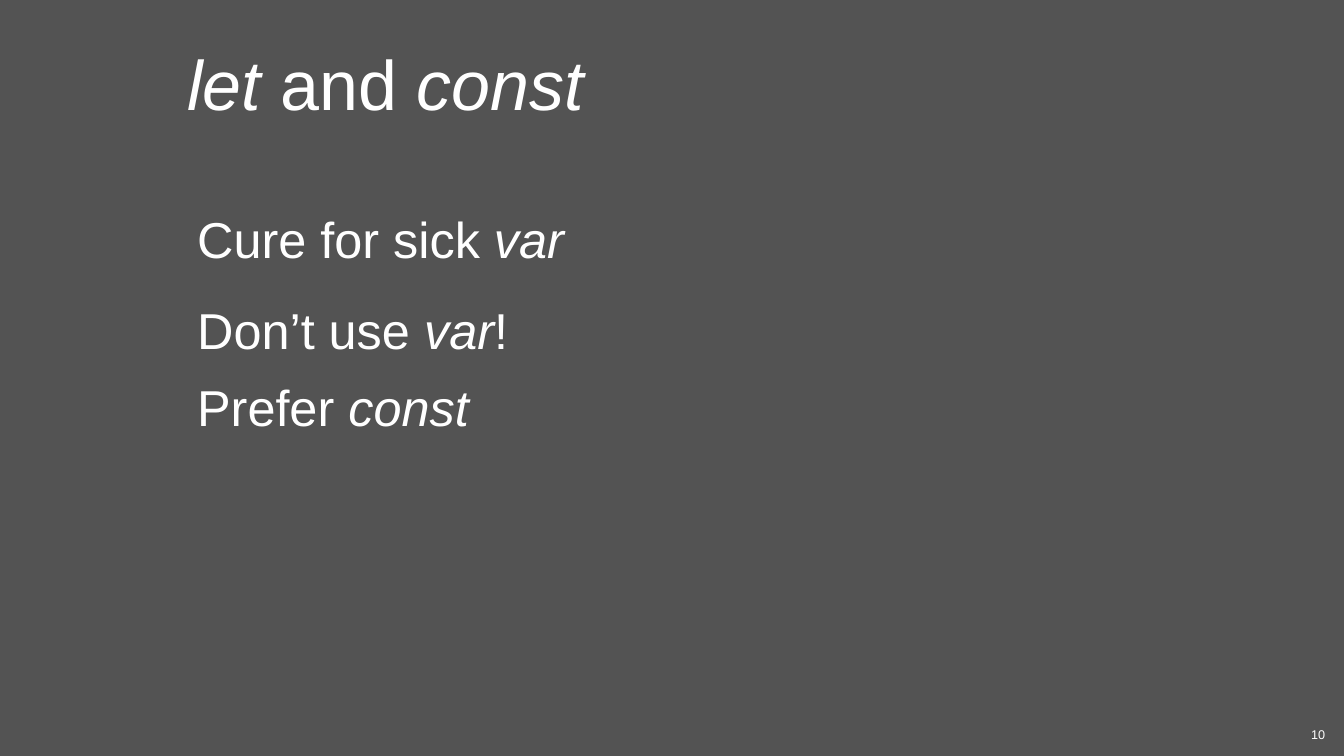
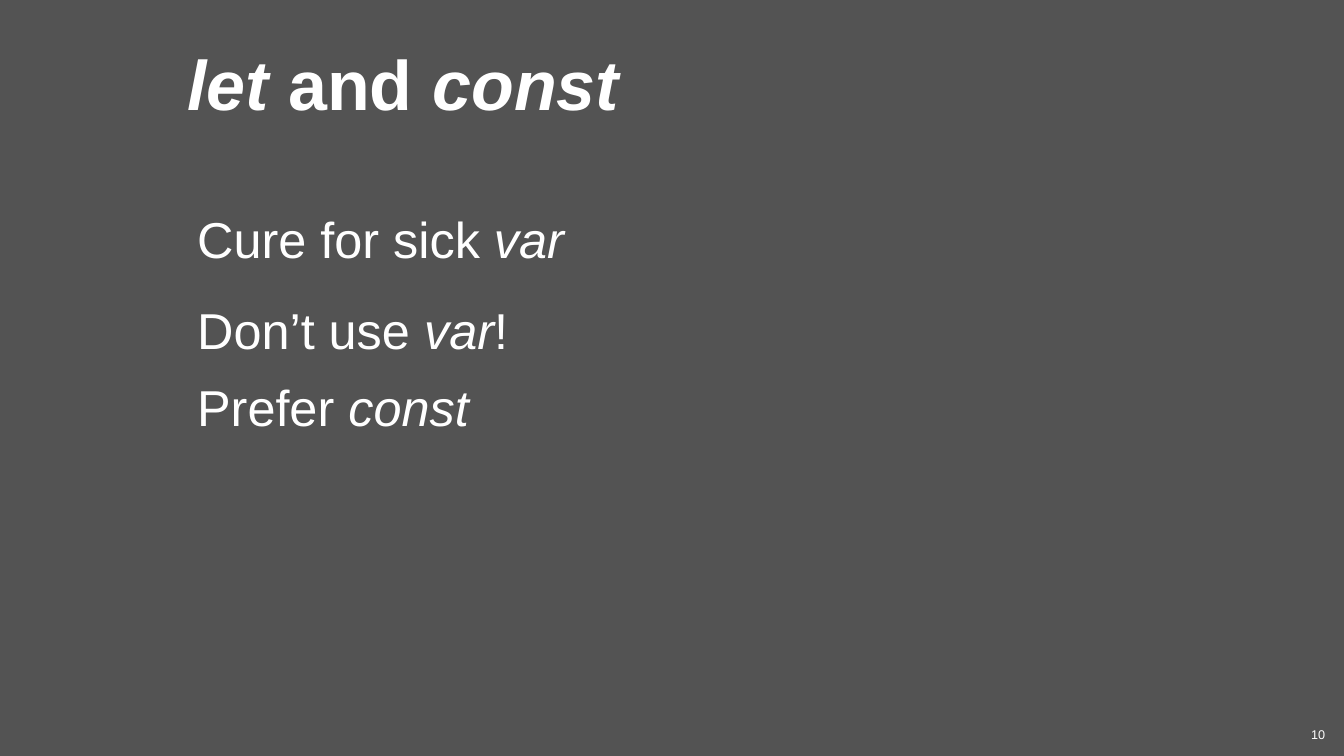
Before and after one commit to infusion-wro/infusion.js, a slide deck: slide 10 of #1 JS Intro/GroupIntro - ES2015.pptx. Drawn at 1344x756 pixels with LibreOffice and Linux fonts; fonts in the diff are those of the drawing; background and template pictures are left out. Boxes give left, top, right and bottom in pixels: in the first picture for what was removed or moved away, otherwise in the second. Text is boxed around its words. In the diff, an @@ line names an element or a change of style, - is before the commit and + after.

```diff
--- a/#1 JS Intro/GroupIntro - ES2015.pptx
+++ b/#1 JS Intro/GroupIntro - ES2015.pptx
@@ title "let and const" at (187, 59, 619, 111): bold on @@
```
Also in this commit, not shown: 2 slides added, 3 other files.
